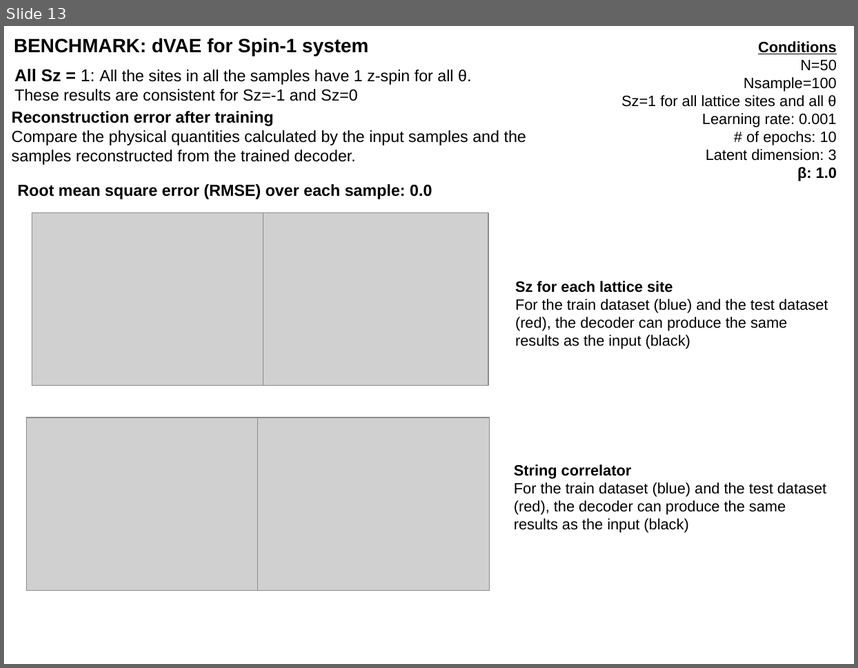
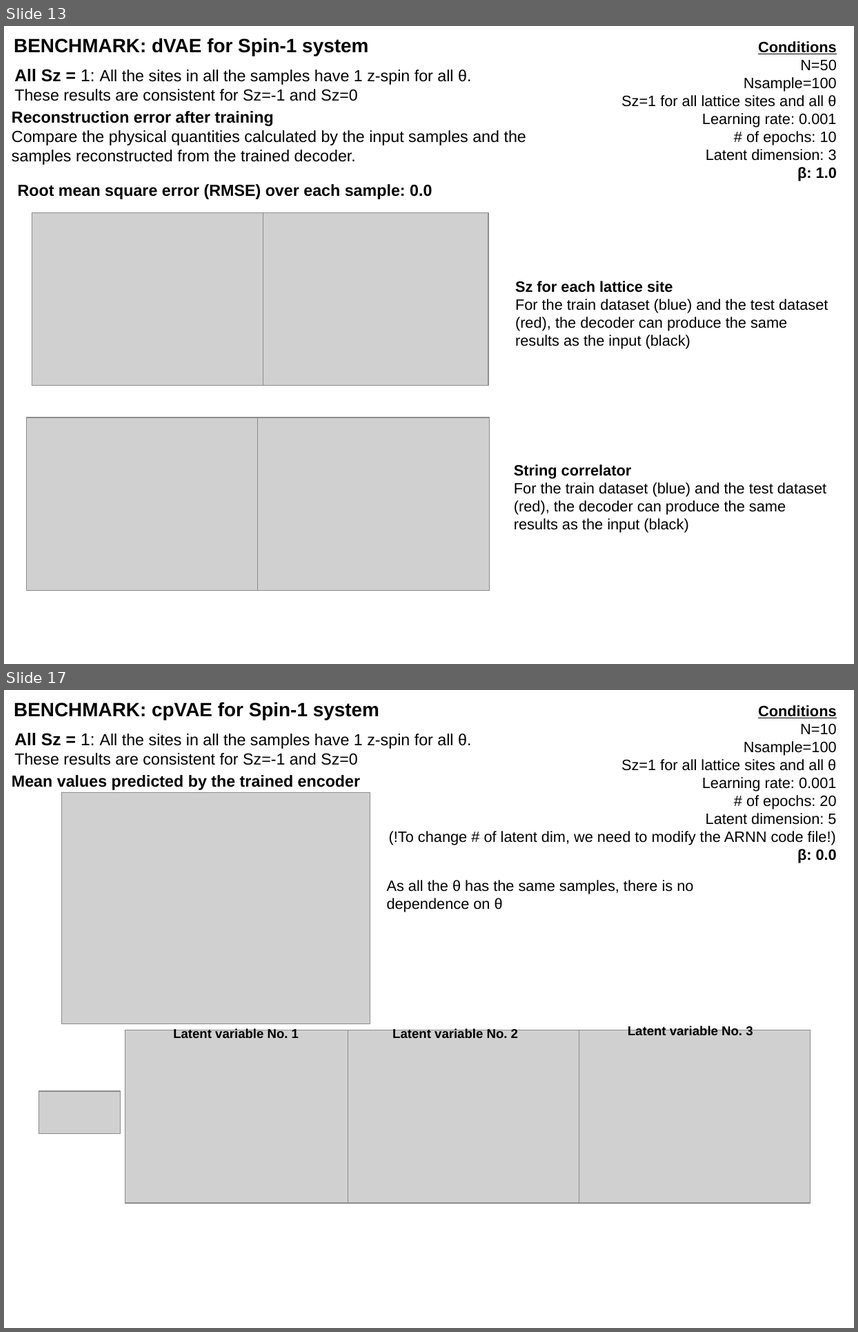
Before and after one commit to YumaAL/pcVAE, a slide deck: slide.odp. Shown one above the other, each under a label of ours: slide 13 before the commit, slides 13 and 17 after it; the slides between them are not shown. The pictures are 858x668 and 858x1332 pixels, drawn with LibreOffice and Linux fonts; fonts in the diff are those of the drawing; grey boxes stand for pictures. Boxes give left, top, right and bottom in pixels: in the first picture for what was removed or moved away, otherwise in the second. Text is boxed around its words. In the diff, an @@ line names an element or a change of style, - is before the commit and + after.

Commit message:
cpVAE is benchmarked with product states

```diff
--- a/slide.odp
+++ b/slide.odp
@@ slide 17 added at <box>4,690,854,1328</box>, background #FFFFFF @@
@@ text added at <box>14,702,379,720</box>, 18 pt, text #000000, bold @@
+BENCHMARK: cpVAE for Spin-1 system
@@ text added at <box>389,705,837,863</box>, 14 pt, text #000000 @@
+Conditions
+N=10
+Nsample=100
+Sz=1 for all lattice sites and all θ
+Learning rate: 0.001
+# of epochs: 20
+Latent dimension: 5
+(!To change # of latent dim, we need to modify the ARNN code file!)
+β: 0.0
@@ text added at <box>14,733,471,765</box>, 15 pt, text #000000 @@
+All Sz = 1: All the sites in all the samples have 1 z-spin for all θ.
+These results are consistent for Sz=-1 and Sz=0
@@ text added at <box>12,775,360,790</box>, 15 pt, text #000000, bold @@
+Mean values predicted by the trained encoder
@@ picture added at <box>62,793,370,1024</box> @@
@@ text added at <box>387,880,693,912</box>, 14 pt, text #000000 @@
+As all the θ has the same samples, there is no dependence on θ
@@ picture added at <box>125,1030,357,1203</box> @@
@@ text added at <box>173,1028,299,1038</box>, 12 pt, text #000000, bold @@
+Latent variable No. 1
@@ picture added at <box>348,1030,579,1203</box> @@
@@ text added at <box>392,1028,518,1038</box>, 12 pt, text #000000, bold @@
+Latent variable No. 2
@@ picture added at <box>579,1030,811,1203</box> @@
@@ text added at <box>628,1025,753,1036</box>, 12 pt, text #000000, bold @@
+Latent variable No. 3
@@ picture added at <box>38,1091,120,1134</box> @@
```
Also in this commit, not shown: 4 slides changed, 5 other slides added, 2 other files.
